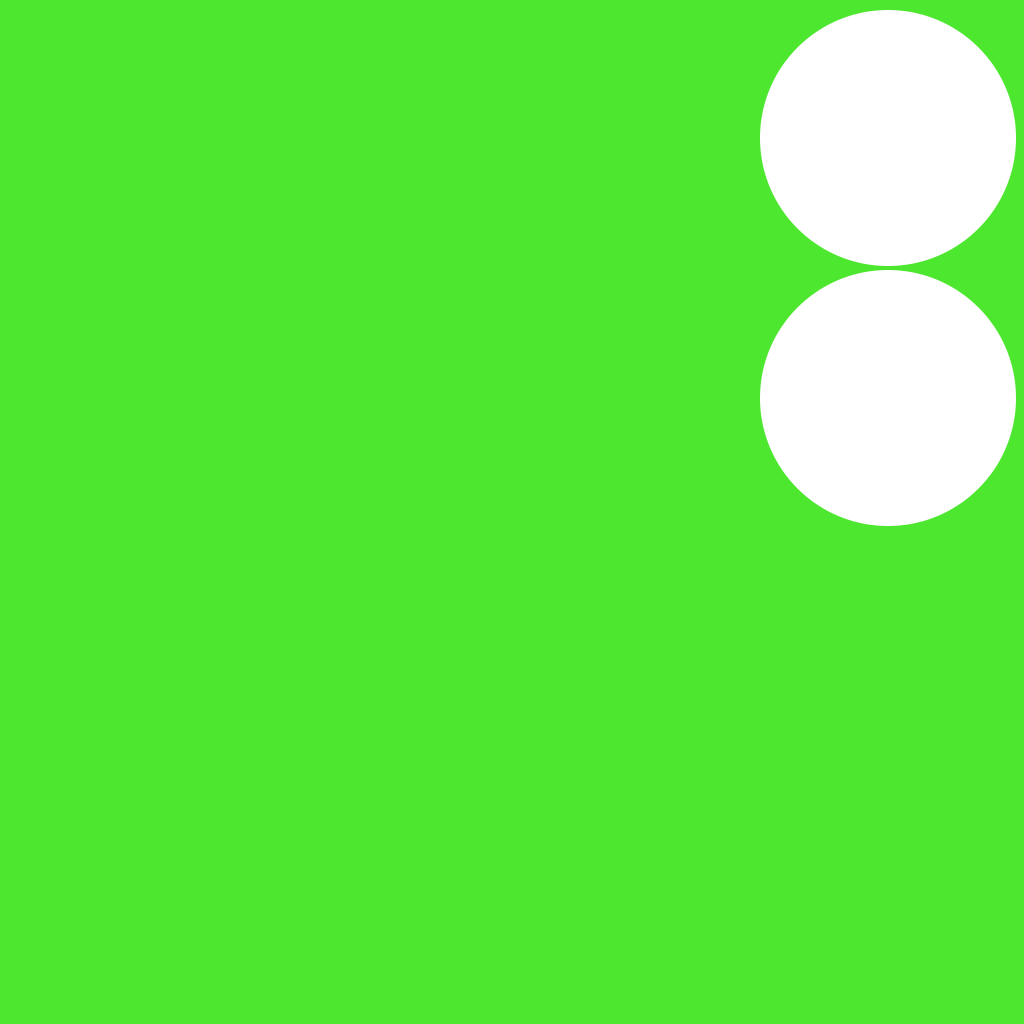
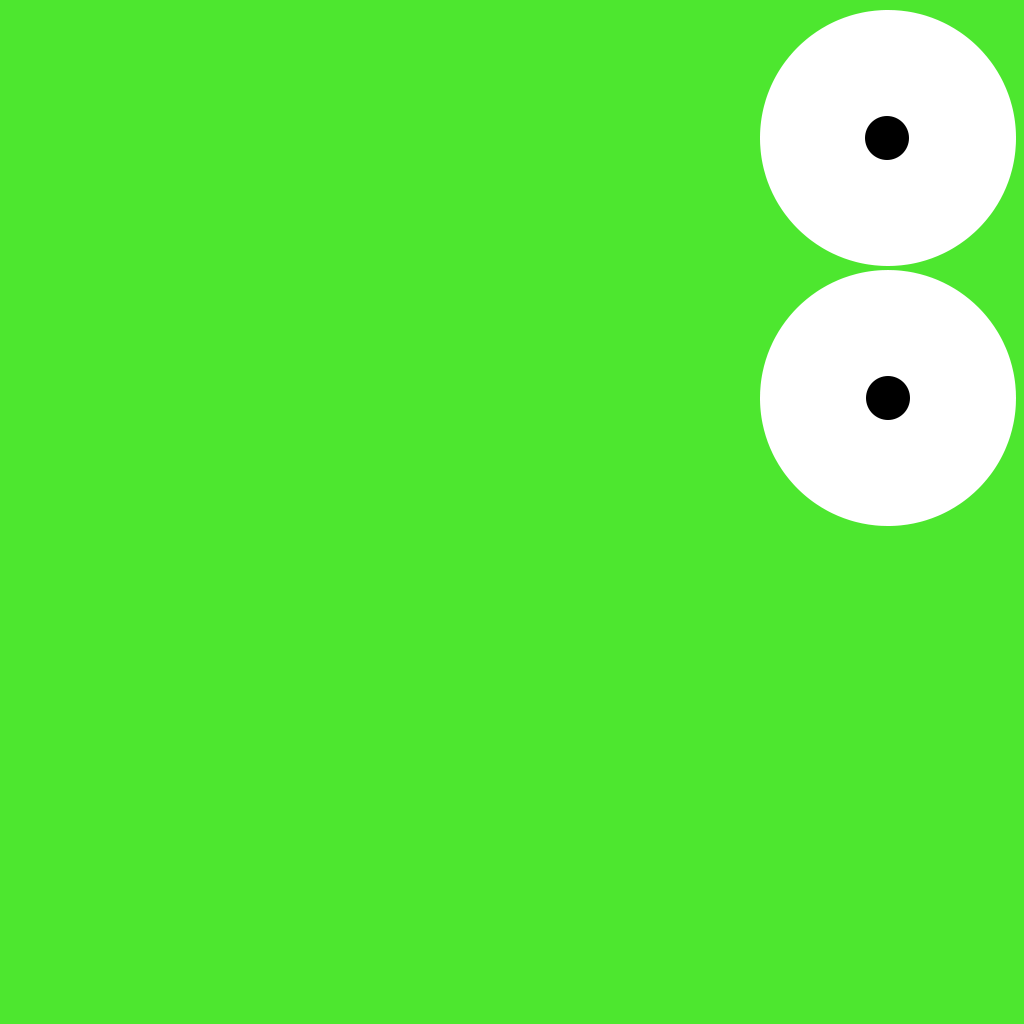
Layer changes from the first 1024×1024 image to the second:
added layer "楕円形 2" (1st of 2) above "楕円形 2" over (x1=866, y1=376, x2=910, y2=420)
added layer "楕円形 2" (2nd of 2) above "楕円形 1" over (x1=865, y1=116, x2=909, y2=160)
